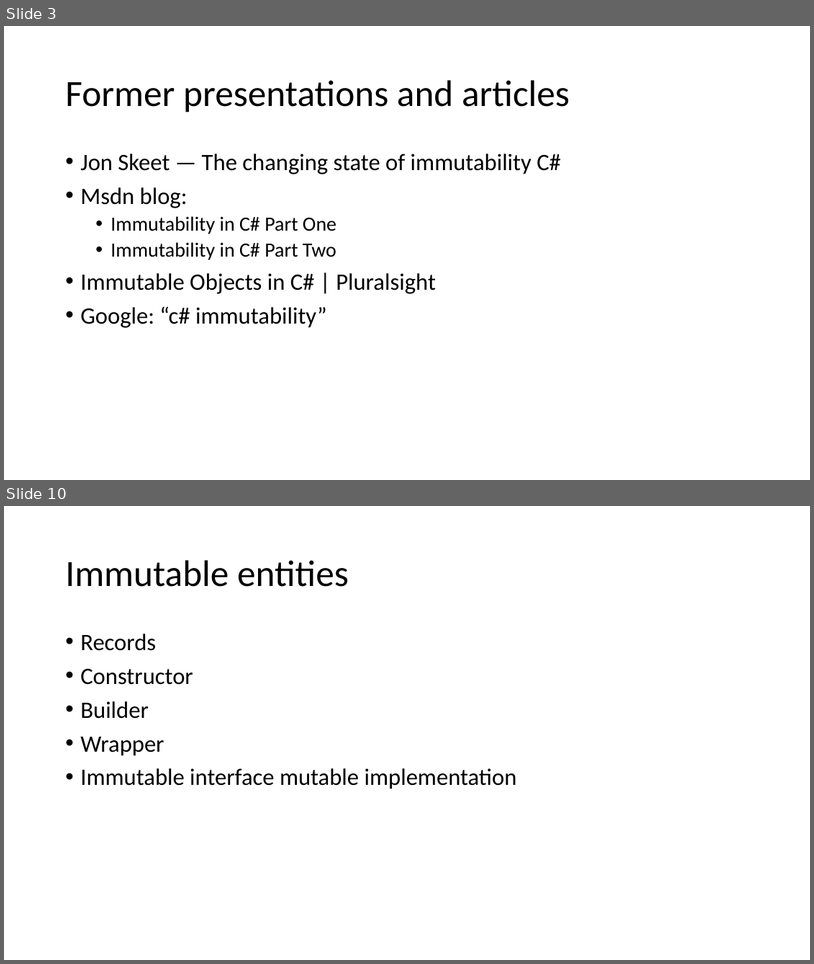
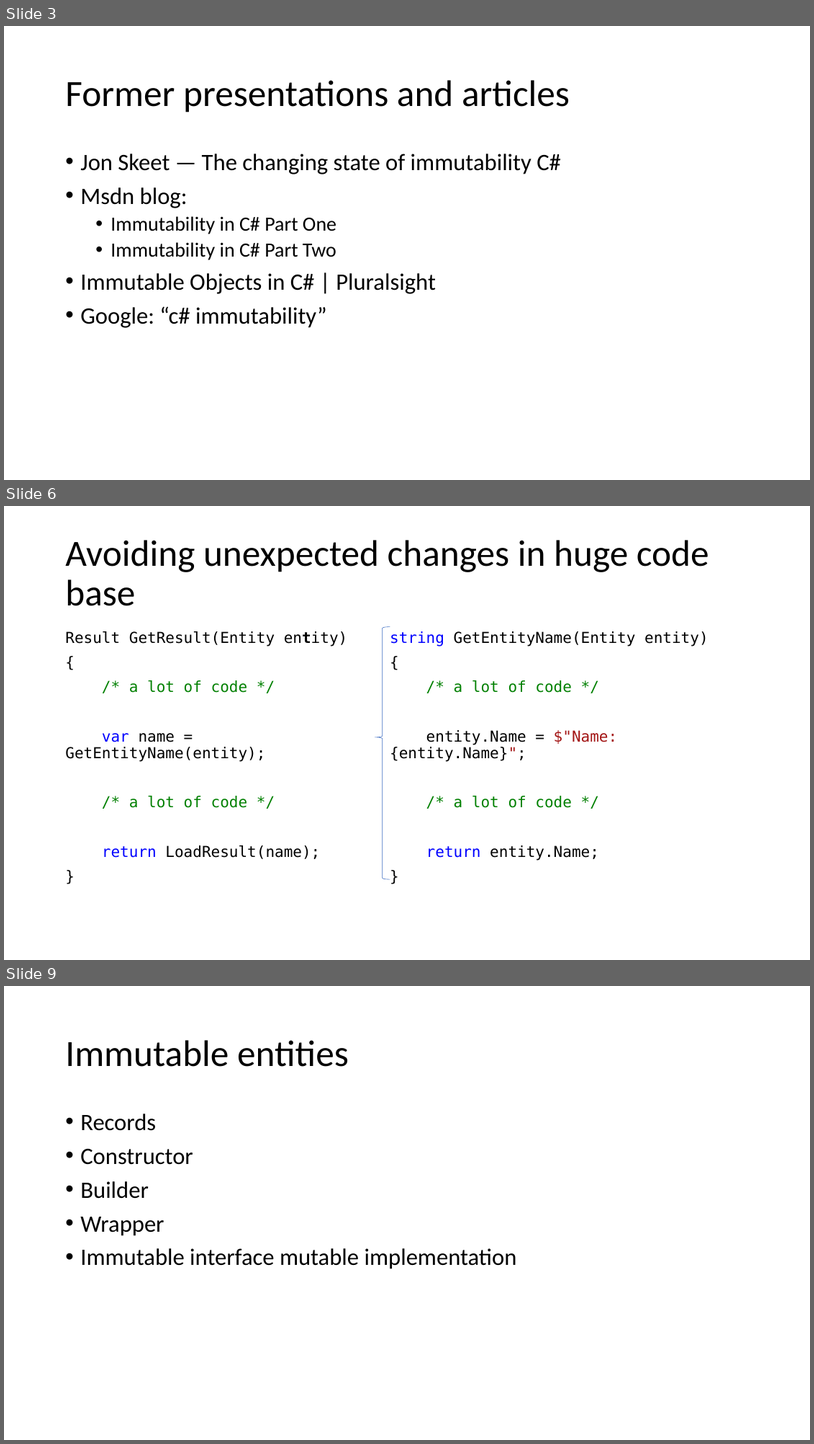
Before and after one commit to kugushev/presentations, a slide deck: Presentation.pptx. Shown one above the other, each under a label of ours: slides 3 and 10 before the commit, slides 3, 6 and 9 after it; the slides between them are not shown. The pictures are 814x964 and 814x1444 pixels, drawn with LibreOffice and Linux fonts; fonts in the diff are those of the drawing. Boxes give left, top, right and bottom in pixels: in the first picture for what was removed or moved away, otherwise in the second. Text is boxed around its words. In the diff, an @@ line names an element or a change of style, - is before the commit and + after.

```diff
--- a/Presentation.pptx
+++ b/Presentation.pptx
@@ slide 6 added at (4, 506, 810, 960), background #FFFFFF @@
@@ title added at (65, 540, 710, 606), 44 pt, text #000000 @@
+Avoiding unexpected changes in huge code base
@@ text added at (65, 631, 348, 859), 18 pt, text #000000 @@
+Result GetResult(Entity entity)
+{
+/* a lot of code */
+var name = GetEntityName(entity);
+/* a lot of code */
+return LoadResult(name);
+}
@@ left brace added at (375, 627, 390, 879), outline #4472C4 0.5 pt @@
@@ text added at (390, 631, 708, 860), 18 pt, text #000000 @@
+string GetEntityName(Entity entity)
+{
+/* a lot of code */
+entity.Name = $"Name: {entity.Name}";
+/* a lot of code */
+return entity.Name;
+}
@@ what was slide 10 is now slide 9 @@
```
Also in this commit, not shown: 4 slides changed, 4 other slides added, 6 other files.
